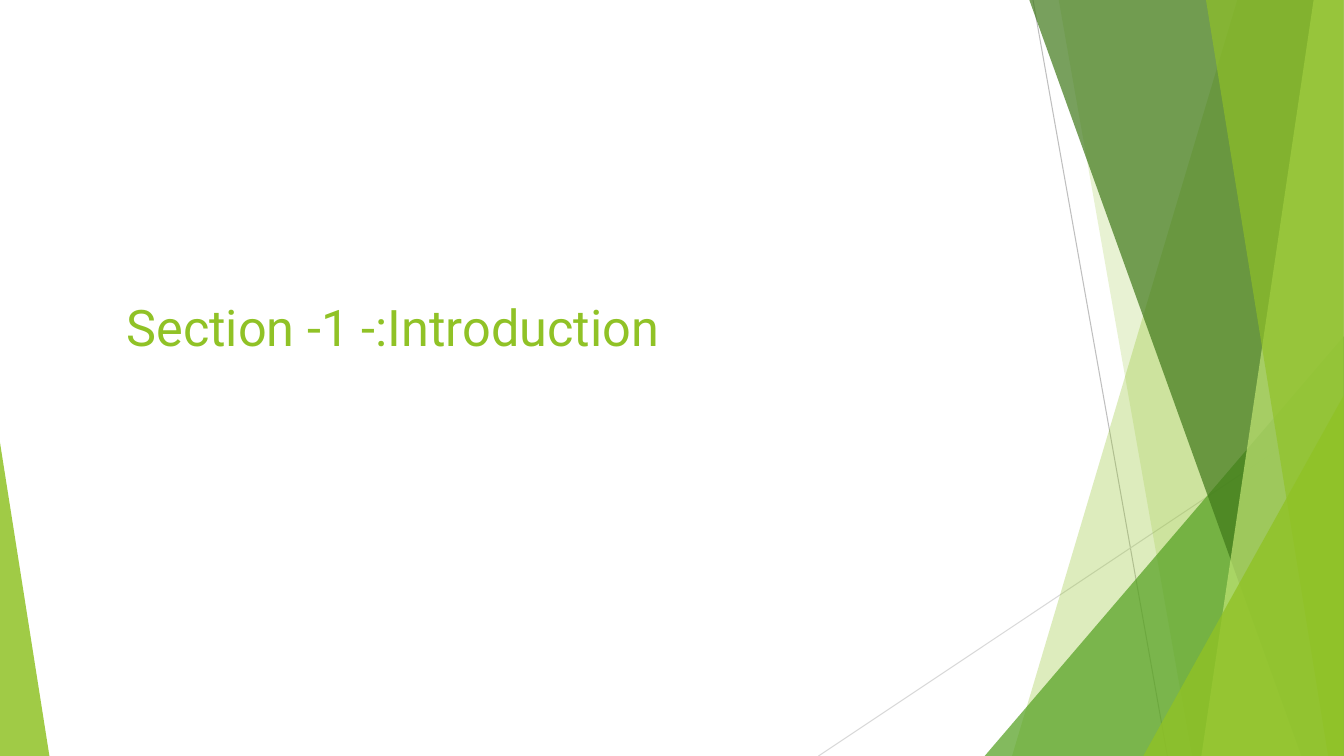
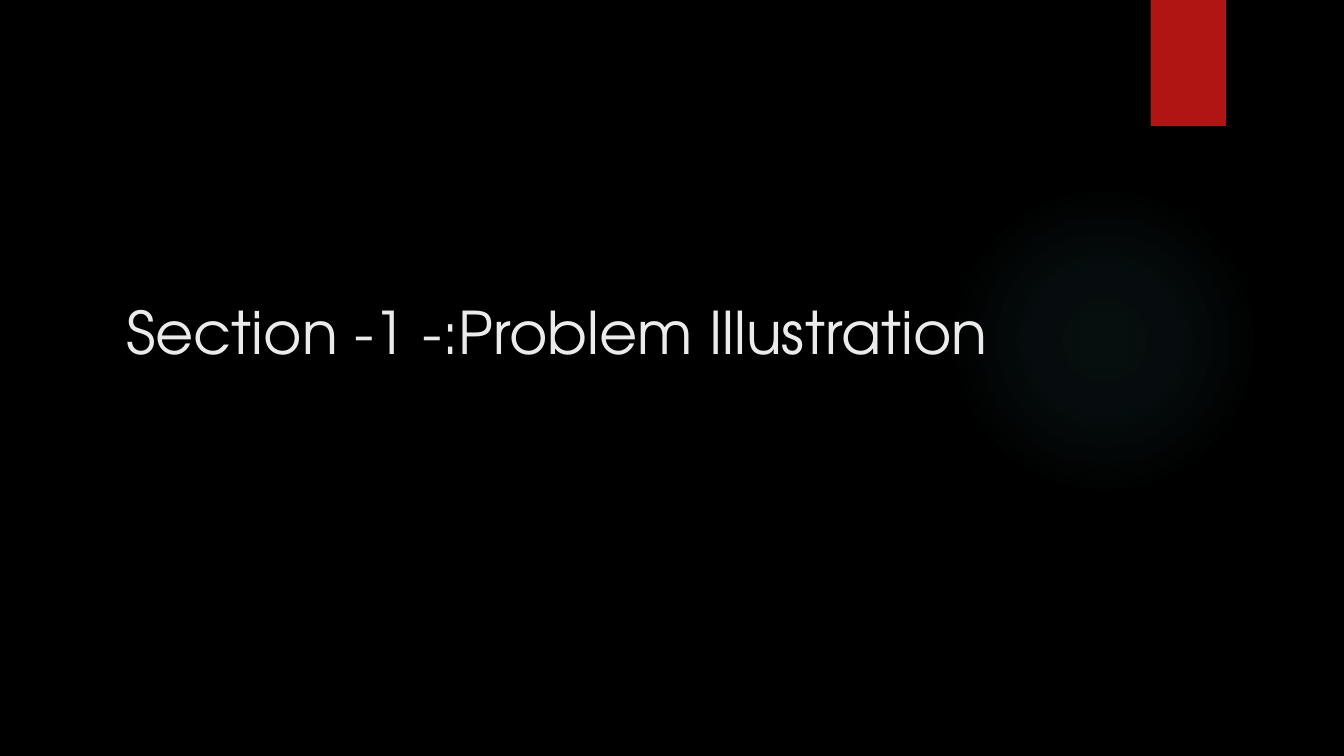
Before and after one commit to rudhrainfogain/JavaGenerics, a slide deck: slide 2 of src/main/resources/JavaGenerics.pptx. Drawn at 1344x756 pixels with LibreOffice and Linux fonts; fonts in the diff are those of the drawing; background and template pictures are left out. Boxes give left, top, right and bottom in pixels: in the first picture for what was removed or moved away, otherwise in the second. Text is boxed around its words. In the diff, an @@ line names an element or a change of style, - is before the commit and + after.

```diff
--- a/src/main/resources/JavaGenerics.pptx
+++ b/src/main/resources/JavaGenerics.pptx
@@ background #FFFFFF to picture (left out) @@
@@ rectangle added at box(1150, 0, 1226, 126), fill #B01513 @@
@@ ellipse added at box(949, 185, 1259, 495), fill gradient #50B9C1 @@
@@ title at box(126, 309, 987, 355): text changed; size 36 to 42 pt; font Roboto to TeX Gyre Adventor; text colour #90C226 to #EBEBEB @@
-Section -1 -:Introduction
+Section -1 -:Problem Illustration
@@ group removed at box(0, 0, 1344, 756): 5 freeform shapes, 3 triangles, 2 lines @@
```
Also in this commit, not shown: 5 other slides changed, 65 slides added, 6 other files.
